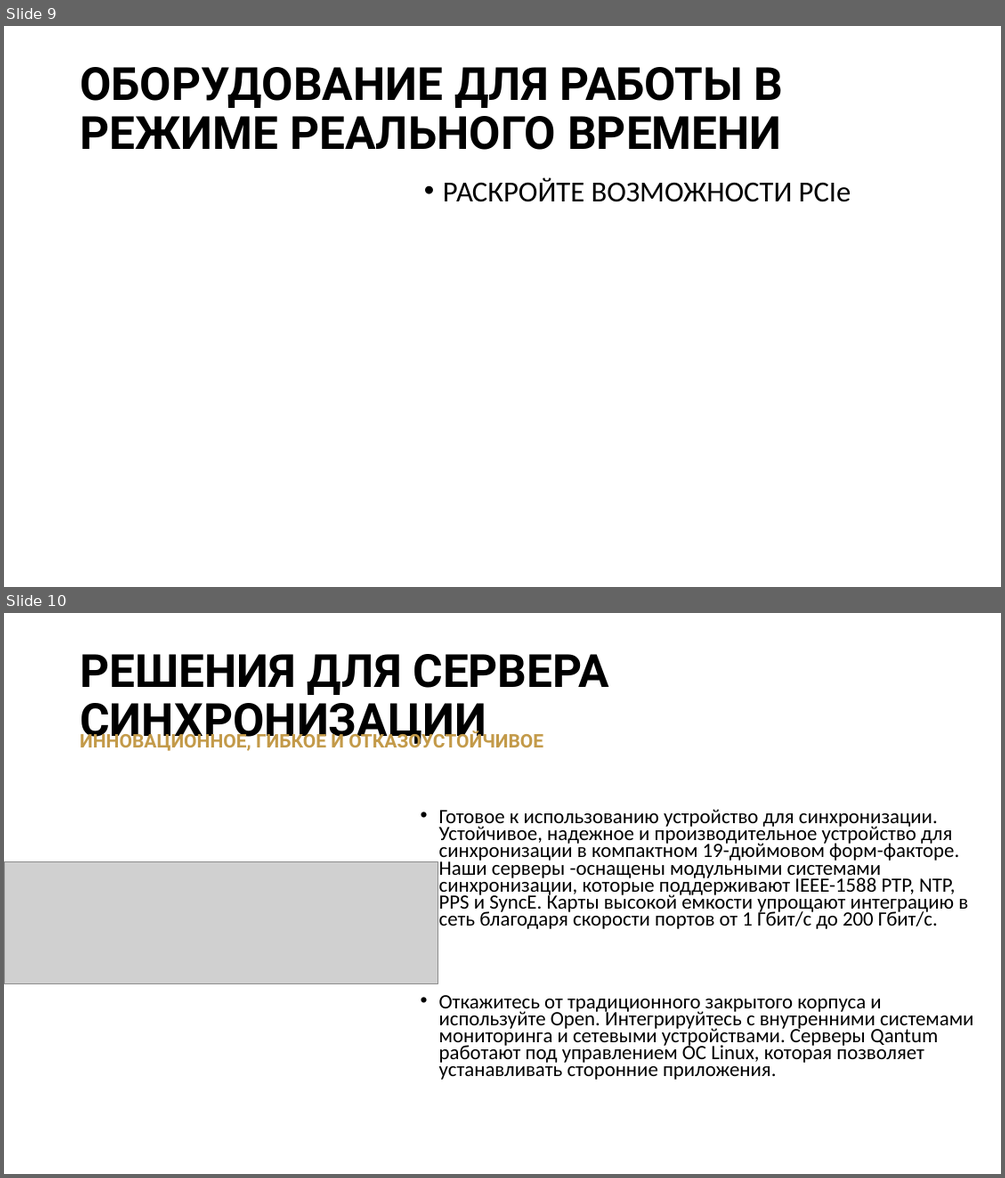
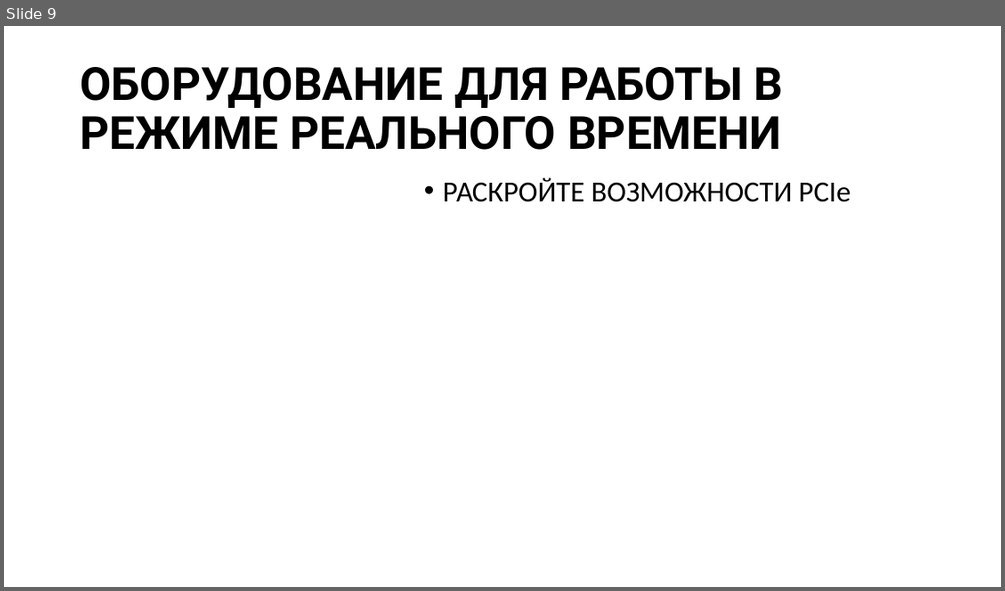
Before and after one commit to SiwaNetwork/QUANTUM, a slide deck: Time-Card/ДОКУМЕНТЫ/МАТЕРИАЛ СТАТЬИ/Программное обеспечение сервера времени.pptx. Shown one above the other, each under a label of ours: slides 9 and 10 before the commit, slide 9 after it. The pictures are 1005x1178 and 1005x591 pixels, drawn with LibreOffice and Linux fonts; fonts in the diff are those of the drawing; grey boxes stand for pictures. Boxes give left, top, right and bottom in pixels: in the first picture for what was removed or moved away, otherwise in the second. Text is boxed around its words. In the diff, an @@ line names an element or a change of style, - is before the commit and + after.

```diff
--- a/Time-Card/ДОКУМЕНТЫ/МАТЕРИАЛ СТАТЬИ/Программное обеспечение сервера времени.pptx
+++ b/Time-Card/ДОКУМЕНТЫ/МАТЕРИАЛ СТАТЬИ/Программное обеспечение сервера времени.pptx
@@ slide 10 removed at (4, 613, 1001, 1174), background #FFFFFF @@
@@ title removed at (80, 654, 608, 747) @@
-РЕШЕНИЯ ДЛЯ СЕРВЕРА СИНХРОНИЗАЦИИ
@@ text removed at (80, 730, 543, 753) @@
-ИННОВАЦИОННОЕ, ГИБКОЕ И ОТКАЗОУСТОЙЧИВОЕ
@@ text removed at (439, 809, 974, 1079) @@
-• Готовое к использованию устройство для синхронизации. Устойчивое, надежное и производительное устройство для синхронизации в компактном 19-дюймовом форм-факторе. Наши серверы -оснащены модульными системами синхронизации, которые поддерживают IEEE-1588 PTP, NTP, PPS и SyncE. Карты высокой емкости упрощают интеграцию в сеть благодаря скорости портов от 1 Гбит/с до 200 Гбит/с.
-• Откажитесь от традиционного закрытого корпуса и используйте Open. Интегрируйтесь с внутренними системами мониторинга и сетевыми устройствами. Серверы Qantum работают под управлением ОС Linux, которая позволяет устанавливать сторонние приложения.
@@ picture removed at (4, 862, 437, 984) @@
```
Also in this commit, not shown: 1 slide changed, 1 other slide removed, 2 other files.
